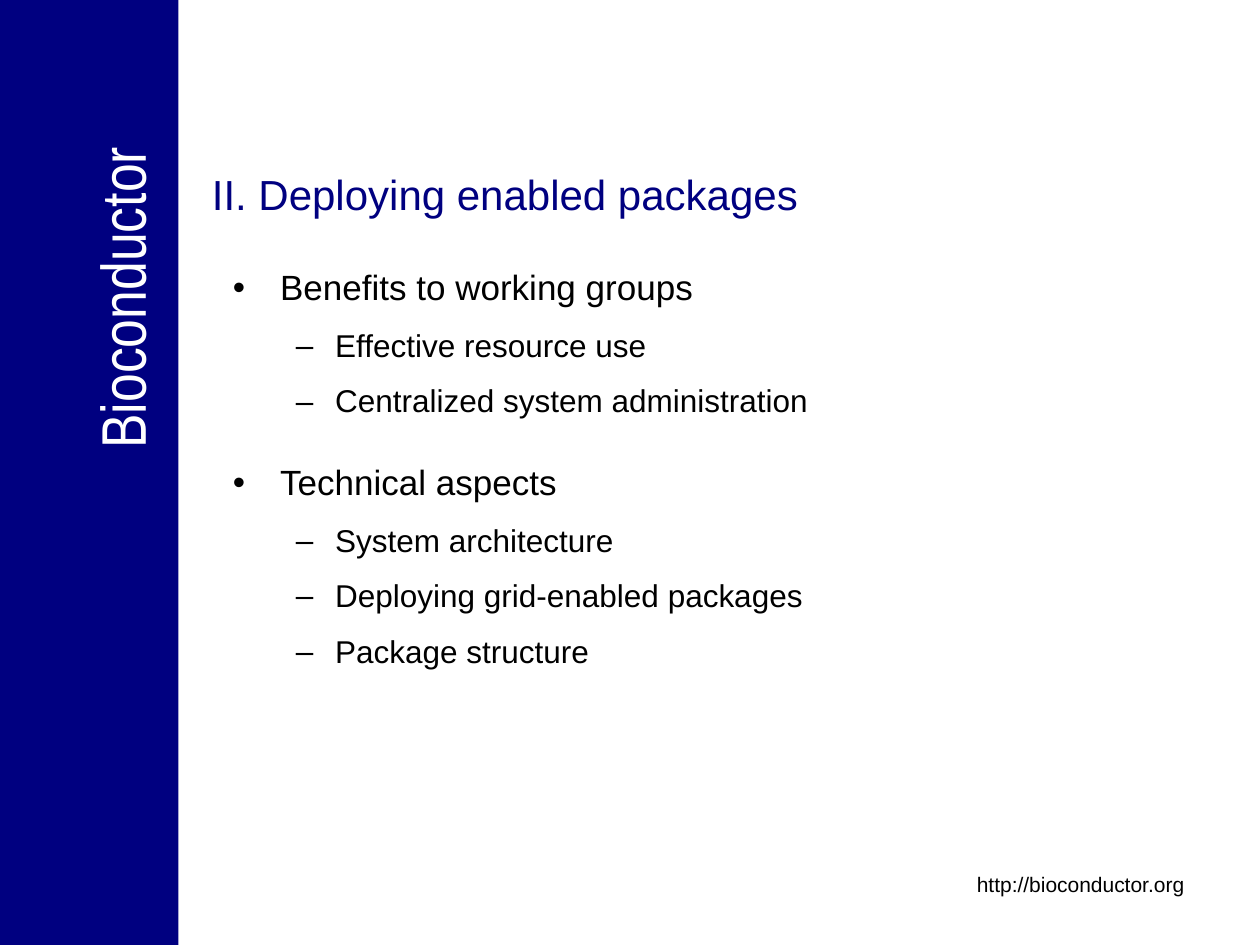
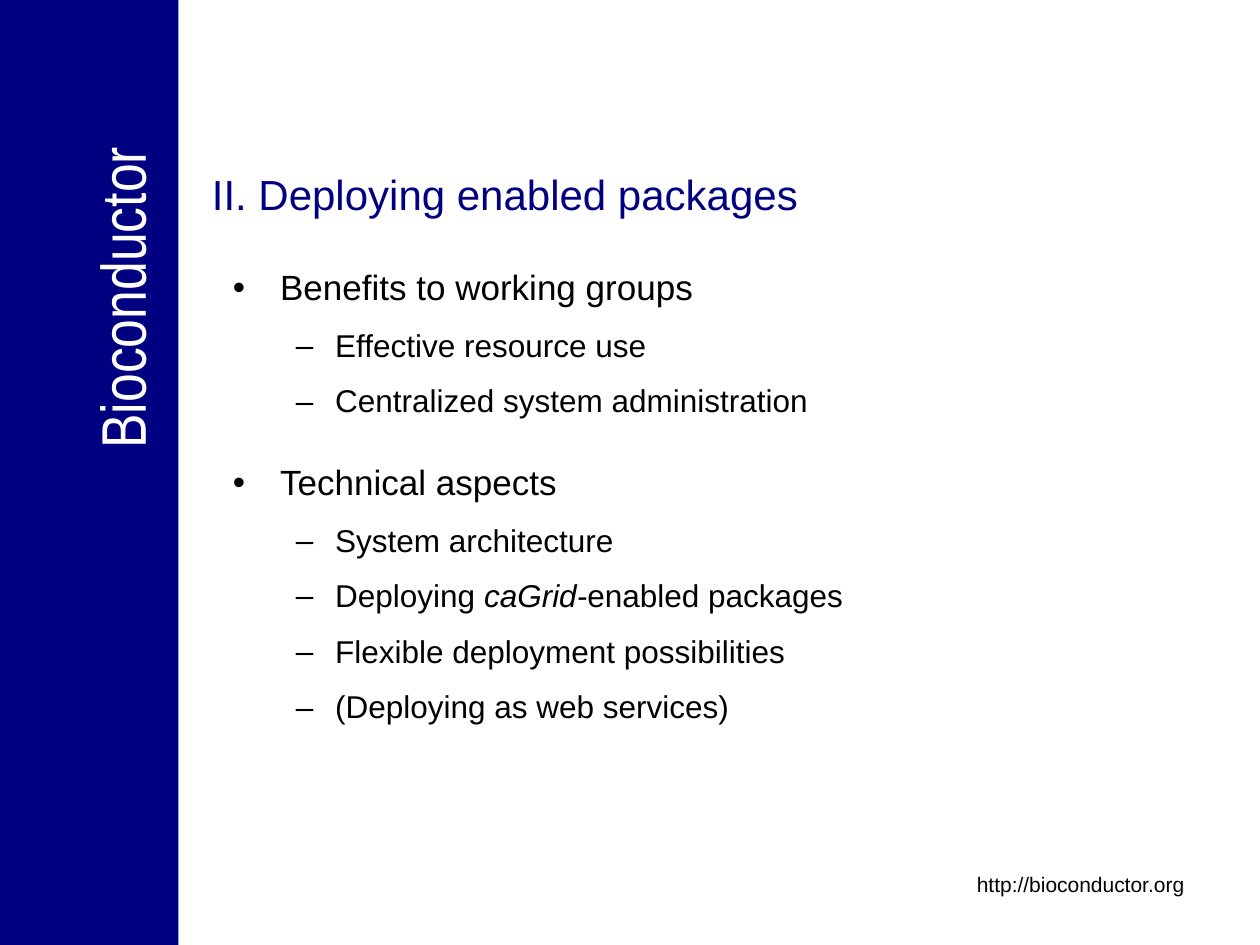
Before and after one commit to NCIP/bioconductor_v1, a slide deck: slide 15 of trunk/bioconductor/Presentations/caBIG_Annual_Meeting_2007_Tech_Demo.ppt (slide 14 before the commit). Drawn at 1260x945 pixels with LibreOffice and Linux fonts; fonts in the diff are those of the drawing; background and template pictures are left out. Boxes give left, top, right and bottom in pixels: in the first picture for what was removed or moved away, otherwise in the second. Text is boxed around its words. In the diff, an @@ line names an element or a change of style, - is before the commit and + after.

```diff
--- a/trunk/bioconductor/Presentations/caBIG_Annual_Meeting_2007_Tech_Demo.ppt
+++ b/trunk/bioconductor/Presentations/caBIG_Annual_Meeting_2007_Tech_Demo.ppt
@@ text at (335, 584, 843, 724): text changed @@
-  – Deploying grid-enabled packages
-  – Package structure
+  – Deploying caGrid-enabled packages
+  – Flexible deployment possibilities
+  – (Deploying as web services)
```
Also in this commit, not shown: 13 other slides changed, 6 slides added, 3 slides removed.
